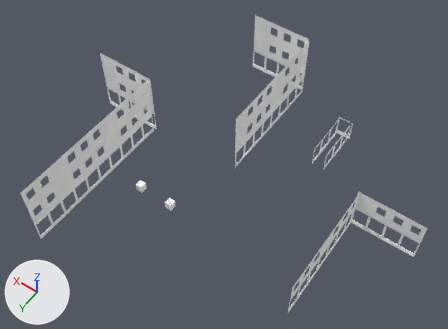
The OBJ model Games/GuruttoWorld/Assets/Models/StreetJourney/Baked/Block-1-7.obj: old version first, new version second.
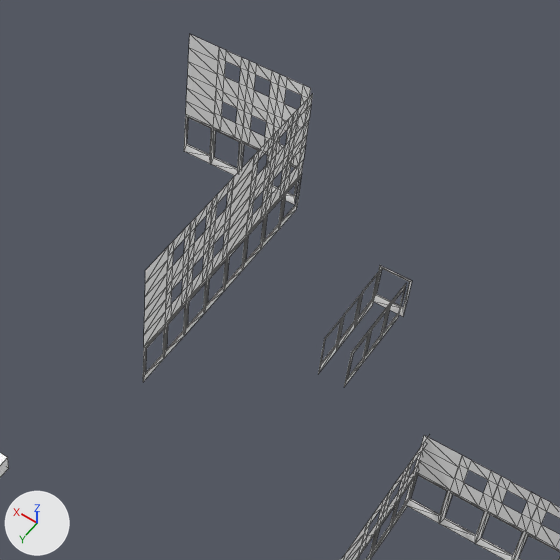
Each version is shown whole from a 50 mm lens placed at (-16.9, 85.3, 60.5), pointed at (8.6, 49.6, 4.5), then close up on the part from 38% to 93% of the width and 0% to 75% of the height. The lights are fixed; the arrows at lower left show +X, +Y and +Z. The older version's two pictures come first. The close-ups show mesh edges as thin lines. Where no turn or scale is listed for an object, it has been applied to the vertices. Vertices at exactly the same position are counted once.

The first close-up shows 'Block-1-7'.
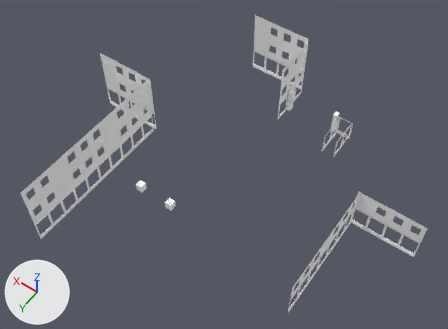
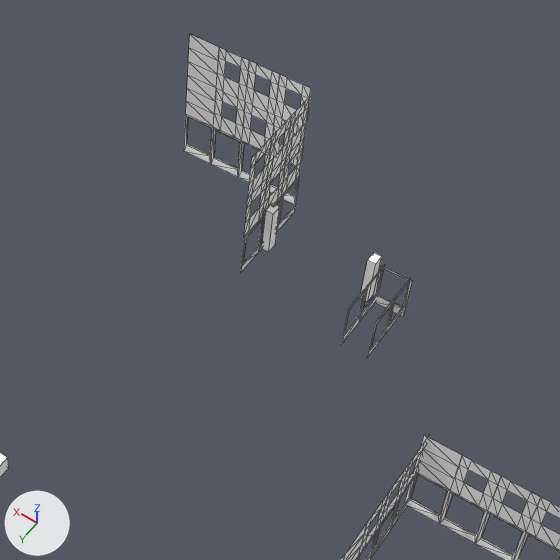
Edits to the bpy script that builds the scene:
```text
Change me_block_1_7:
    used by ob_block_1_7; location = (0.0, 0.0, 0.0)
    remove me_block_1_7.from_pydata(...)  # 1151 vertices, 1584 faces; spans x -14.0..29.0, y 30.1..67.5, z 0.0..9.0
    add me_block_1_7.from_pydata(...)  # 1005 vertices, 1364 faces; spans x -14.0..29.0, y 30.1..67.5, z 0.0..9.0
    me_block_1_7 part 1: a new loose piece, a box spanning x 2.0..2.5, y 34.15..34.85, z 0.56..3.66, in mat_white (white #ffffff)
    me_block_1_7 part 2: a new loose piece, a box spanning x 8.5..9.0, y 34.15..34.85, z 0.56..3.66, in mat_white (white #ffffff)
    me_block_1_7 part 3: the loose piece of 32 vertices spanning x 0.1..0.2, y 34.5..40.5, z 0.0..3.0 is rebuilt with 22 vertices and now spans x 0.1..0.2, y 34.0..38.0, z 0.0..3.0
    me_block_1_7 part 4: the loose piece of 32 vertices spanning x 1.8..1.9, y 34.5..40.5, z 0.0..3.0 is rebuilt with 22 vertices and now spans x 1.8..1.9, y 34.0..38.0, z 0.0..3.0
    me_block_1_7 part 5: 236 vertices removed from x 9.1..9.2, y 30.5..46.5, z 0.0..9.0; 94 vertices added at x 9.1..9.2, y 30.8..36.8, z 0.0..9.0
```

Changed parts and their boxes [x1, y1, x2, y2] in the close-ups (560 x 560 px):
part 1 of me_block_1_7, added: after [360, 253, 382, 301]
part 2 of me_block_1_7, added: after [261, 203, 280, 252]
part 3 of me_block_1_7, rebuilt (30% narrower, 24% shorter): before [344, 283, 406, 387]; after [367, 278, 410, 357]
part 4 of me_block_1_7, rebuilt (30% narrower, 23% shorter): before [318, 271, 380, 374]; after [341, 266, 384, 345]
part 5 of me_block_1_7, cut back: before [143, 94, 313, 382]; after [240, 97, 310, 273]
